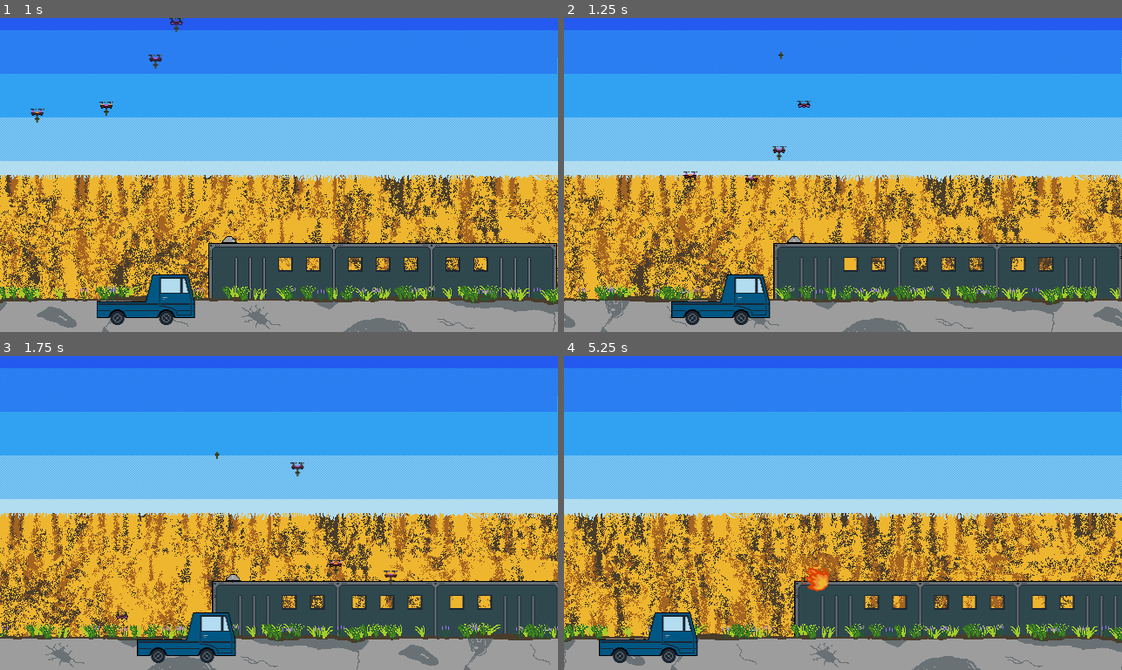
Above: before the commit, frames 1-4 (two rows, left to right).
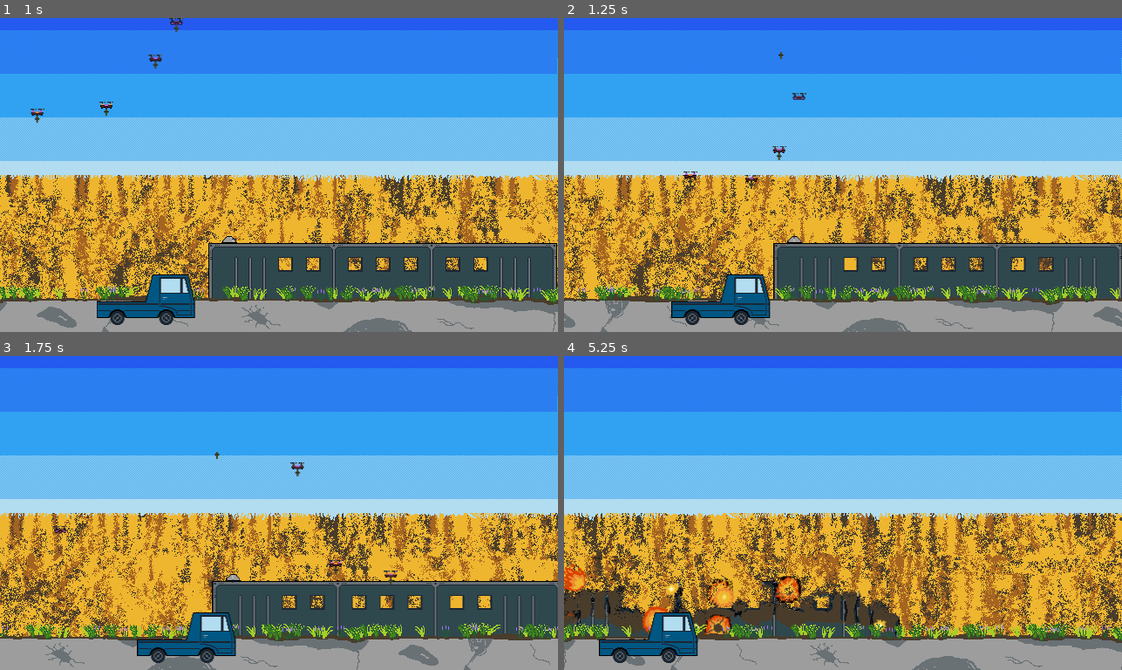
Above: after the commit, the same moments.

Repository: alpacanumerals/Boss-Rush
Game: Godot game, scene res://Main.tscn
Two runs of this game, one before a commit and one after it. Both use one fixed random seed, a clock stepped at 60 frames per second and the inputs below. This scene is started directly instead of the project's main scene.
Inputs (mouse positions are in pixels of both pictures, inside the frame that each line leads up to):
- Up to frame 1 (1 s): tap Enter at 0.5 s; move the mouse to (251, 237) at 0.52 s; hold Right (ui_right) from 0.53 s (still down); tap F at 0.6 s
- Up to frame 2 (1.25 s): keep holding Right (ui_right)
- Up to frame 3 (1.75 s): keep holding Right (ui_right); move the mouse to (446, 560) at 1.27 s; tap F at 1.35 s
- Up to frame 4 (5.25 s): move the mouse to (675, 465) at 2.02 s; release Right (ui_right) at 2.03 s; hold Left (ui_left) 2.03-4.28 s; tap F every 0.75 s from 2.1 to 5.1 s; move the mouse to (870, 513) at 2.77 s; move the mouse to (759, 434) at 3.52 s; move the mouse to (965, 497) at 4.27 s; hold Right (ui_right) from 4.28 s (still down); move the mouse to (731, 528) at 5.02 s

Frame 1 is identical in both runs. In frame 2, less than 0.1% of the frame differs, in the area x 40-45%, y 23-29%; in frame 3, less than 0.1%; in frame 4, 12%, in the area x 0-100%, y 63-90%.

Commit message:
boom on train ded

Diff:
--- /dev/null
+++ b/Explosion.tscn
@@ -0,0 +1,64 @@
+[gd_scene load_steps=13 format=2]
+
+[ext_resource path="res://sprites/projectiles/explosion03.png" type="Texture" id=1]
+[ext_resource path="res://explosion.gd" type="Script" id=2]
+
+[sub_resource type="AtlasTexture" id=1]
+flags = 4
+atlas = ExtResource( 1 )
+region = Rect2( 0, 0, 31, 31 )
+
+[sub_resource type="AtlasTexture" id=2]
+flags = 4
+atlas = ExtResource( 1 )
+region = Rect2( 31, 0, 31, 31 )
+
+[sub_resource type="AtlasTexture" id=3]
+flags = 4
+atlas = ExtResource( 1 )
+region = Rect2( 62, 0, 31, 31 )
+
+[sub_resource type="AtlasTexture" id=4]
+flags = 4
+atlas = ExtResource( 1 )
+region = Rect2( 93, 0, 31, 31 )
+
+[sub_resource type="AtlasTexture" id=5]
+flags = 4
+atlas = ExtResource( 1 )
+region = Rect2( 124, 0, 31, 31 )
+
+[sub_resource type="AtlasTexture" id=6]
+flags = 4
+atlas = ExtResource( 1 )
+region = Rect2( 155, 0, 31, 31 )
+
+[sub_resource type="AtlasTexture" id=7]
+flags = 4
+atlas = ExtResource( 1 )
+region = Rect2( 186, 0, 31, 31 )
+
+[sub_resource type="AtlasTexture" id=8]
+flags = 4
+atlas = ExtResource( 1 )
+region = Rect2( 217, 0, 31, 31 )
+
+[sub_resource type="AtlasTexture" id=9]
+flags = 4
+atlas = ExtResource( 1 )
+region = Rect2( 248, 0, 31, 31 )
+
+[sub_resource type="SpriteFrames" id=10]
+animations = [ {
+"frames": [ SubResource( 1 ), SubResource( 2 ), SubResource( 3 ), SubResource( 4 ), SubResource( 5 ), SubResource( 6 ), SubResource( 7 ), SubResource( 8 ), SubResource( 9 ) ],
+"loop": false,
+"name": "default",
+"speed": 5.0
+} ]
+
+[node name="Explosion" type="AnimatedSprite"]
+position = Vector2( 273, 141 )
+frames = SubResource( 10 )
+script = ExtResource( 2 )
+
+[connection signal="animation_finished" from="." to="." method="_on_Explosion_animation_finished"]
--- a/Train.tscn
+++ b/Train.tscn
@@ -1,17 +1,23 @@
-[gd_scene load_steps=23 format=2]
+[gd_scene load_steps=25 format=2]
 
 [ext_resource path="res://train.gd" type="Script" id=1]
 [ext_resource path="res://sprites/train/train01.png" type="Texture" id=2]
 [ext_resource path="res://sprites/train/turret_gun.png" type="Texture" id=3]
 [ext_resource path="res://turret.gd" type="Script" id=4]
 [ext_resource path="res://sprites/projectiles/fire.png" type="Texture" id=5]
+[ext_resource path="res://sprites/train/train00.png" type="Texture" id=6]
 
 [sub_resource type="RectangleShape2D" id=1]
 extents = Vector2( 73.5, 25.5 )
 
+[sub_resource type="AtlasTexture" id=18]
+flags = 4
+atlas = ExtResource( 6 )
+region = Rect2( 0, 0, 400, 100 )
+
 [sub_resource type="SpriteFrames" id=2]
 animations = [ {
-"frames": [  ],
+"frames": [ SubResource( 18 ) ],
 "loop": true,
 "name": "broken",
 "speed": 5.0
--- a/drone.gd
+++ b/drone.gd
@@ -63,7 +63,7 @@
     $WeaponSprite.play(weapons[3])
     bombing_run_active = false
     bombing_run_complete = true
-    assign_target(Vector2(-160, 480))
+    assign_target(Vector2(-160, 160))
 
 func assign_collide(collide):
     # this is janky and maybe better handled by toggling collision shape or whatever
--- /dev/null
+++ b/explosion.gd
@@ -0,0 +1,7 @@
+extends AnimatedSprite
+
+func _ready():
+    play()
+
+func _on_Explosion_animation_finished():
+    queue_free()
--- a/main.gd
+++ b/main.gd
@@ -17,16 +17,17 @@
 
 func shoot_drone_at_target(): # this will be refactored into something more sensible later <- bold claim
     var turrets = get_tree().get_nodes_in_group("turrets")
-    var train_pos = turrets[0].get_global_position()
-    var drones = get_tree().get_nodes_in_group("drones")
-    var drone_dispatched = false
-    var i = 0
-    while !drone_dispatched && drones.size() > i:
-        var drone = drones[i]
-        if drone.target == null:
-            drone_dispatched = true
-            drone.bombing_run(train_pos)
-        i += 1
+    if turrets.size() > 0:
+        var train_pos = turrets[0].get_global_position()
+        var drones = get_tree().get_nodes_in_group("drones")
+        var drone_dispatched = false
+        var i = 0
+        while !drone_dispatched && drones.size() > i:
+            var drone = drones[i]
+            if drone.target == null:
+                drone_dispatched = true
+                drone.bombing_run(train_pos)
+            i += 1
 
 func drop_bomb(position):
     var b = bomb.instance()
--- a/train.gd
+++ b/train.gd
@@ -1,10 +1,43 @@
 extends KinematicBody2D
+
+var explosion = preload("res://Explosion.tscn")
+
+var velocity = Vector2(0.1, 0)
+var live = true
+
+var explosion_timer = 0
 
 func _ready():
     $AnimatedSprite.play("default")
 
 func _physics_process(delta):
-    move_and_collide(Vector2(0.1,0))
+    move_and_collide(velocity)
+    if !live:
+        explosion_timer += 1
+        if explosion_timer > 10:
+            explosion_timer = 0
+            scatter_explosion()
 
-func get_turret_position(index):
-    pass
+func _on_Turret_killed():
+    var turrets = get_tree().get_nodes_in_group("turrets")
+    var turrets_alive = 0
+    for turret in turrets:
+        if turret.live:
+            turrets_alive += 1
+    if turrets_alive <= 0:
+        car_explode()
+
+func car_explode():
+    velocity = Vector2(-2, 0)
+    $AnimatedSprite.play("broken")
+    live = false
+
+func scatter_explosion():
+    print("ping")
+    var x_loc = (randi() % 400) - 200
+    var y_loc = (randi() % 100) - 50
+    #var explode_loc =
+
+    var e = explosion.instance()
+    add_child(e)
+    e.set_position(Vector2(x_loc, y_loc))
--- a/turret.gd
+++ b/turret.gd
@@ -1,16 +1,19 @@
 extends KinematicBody2D
 
+signal killed
 var live = true
 
 func _ready():
     add_to_group("turrets")
     $AnimatedSprite.play("default")
+    connect("killed", get_parent(), "_on_Turret_killed")
 
 func hit_by_bullet():
     if live:
         handle_kill()
 
 func handle_kill():
+    live = false
     $AnimatedSprite.play("burn")
     $CollisionShape2D.disabled = true
-    live = false
+    emit_signal("killed")
